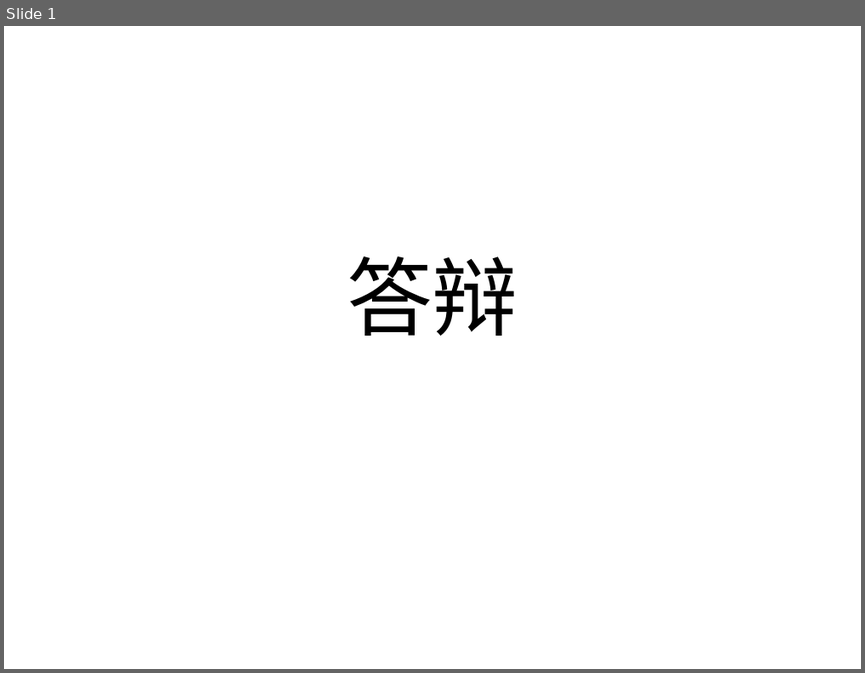
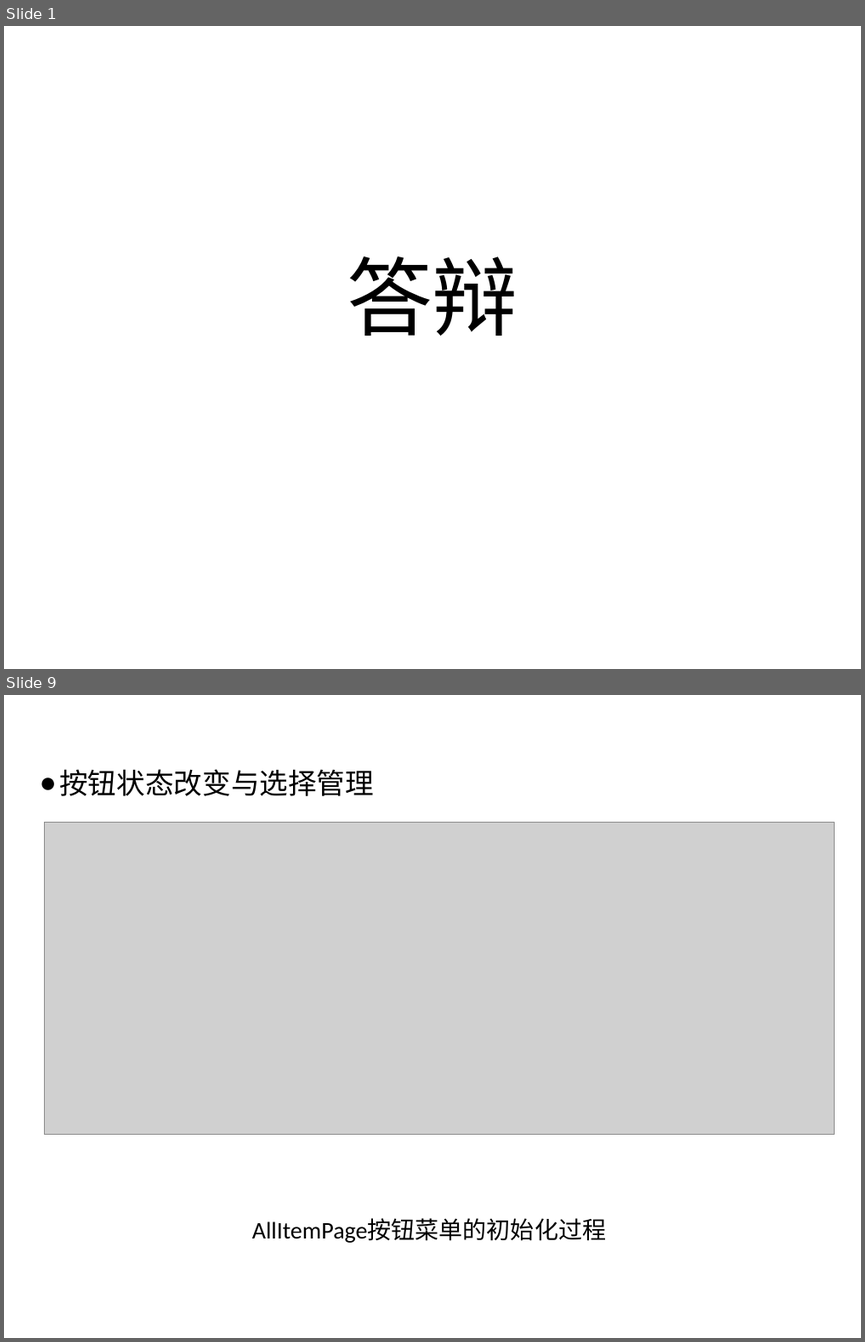
Before and after one commit to littlePunk/-, a slide deck: 11月25号答辩准备.pptx. Shown one above the other, each under a label of ours: slide 1 before the commit, slides 1 and 9 after it; the slides between them are not shown. The pictures are 865x673 and 865x1342 pixels, drawn with LibreOffice and Linux fonts; fonts in the diff are those of the drawing; grey boxes stand for pictures; background and template pictures are left out. Boxes give left, top, right and bottom in pixels: in the first picture for what was removed or moved away, otherwise in the second. Text is boxed around its words. In the diff, an @@ line names an element or a change of style, - is before the commit and + after.

```diff
--- a/11月25号答辩准备.pptx
+++ b/11月25号答辩准备.pptx
@@ slide 9 added at [4, 695, 861, 1338], background picture (left out) @@
@@ title added at [59, 769, 374, 796], 24 pt, text #000000 @@
+● 按钮状态改变与选择管理
@@ picture added at [44, 822, 834, 1134] @@
@@ text added at [252, 1219, 606, 1242], 20 pt, text #000000 @@
+AllItemPage按钮菜单的初始化过程
```
Also in this commit, not shown: 8 slides changed, 5 other slides added, 2 slides removed, 2 other files.
